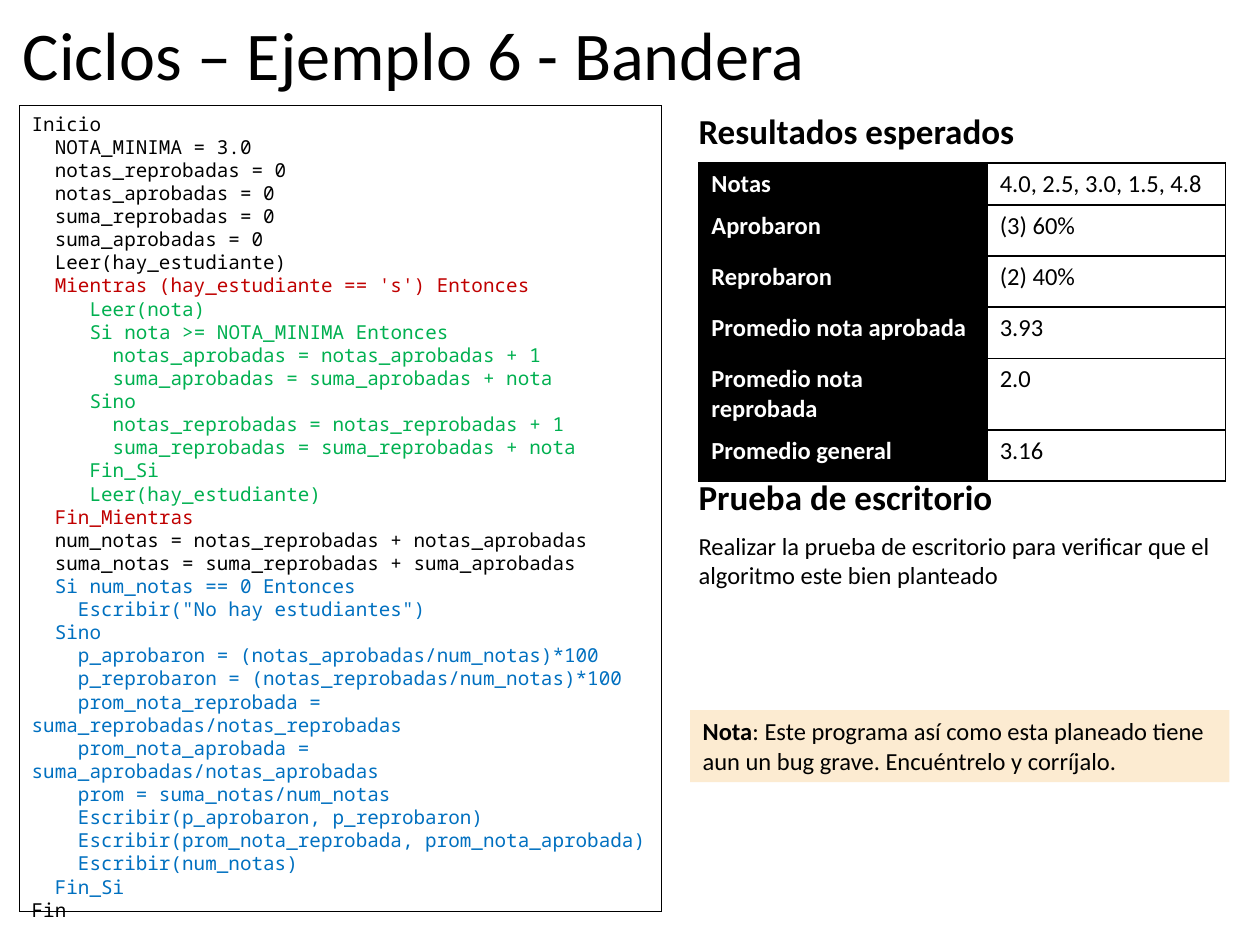
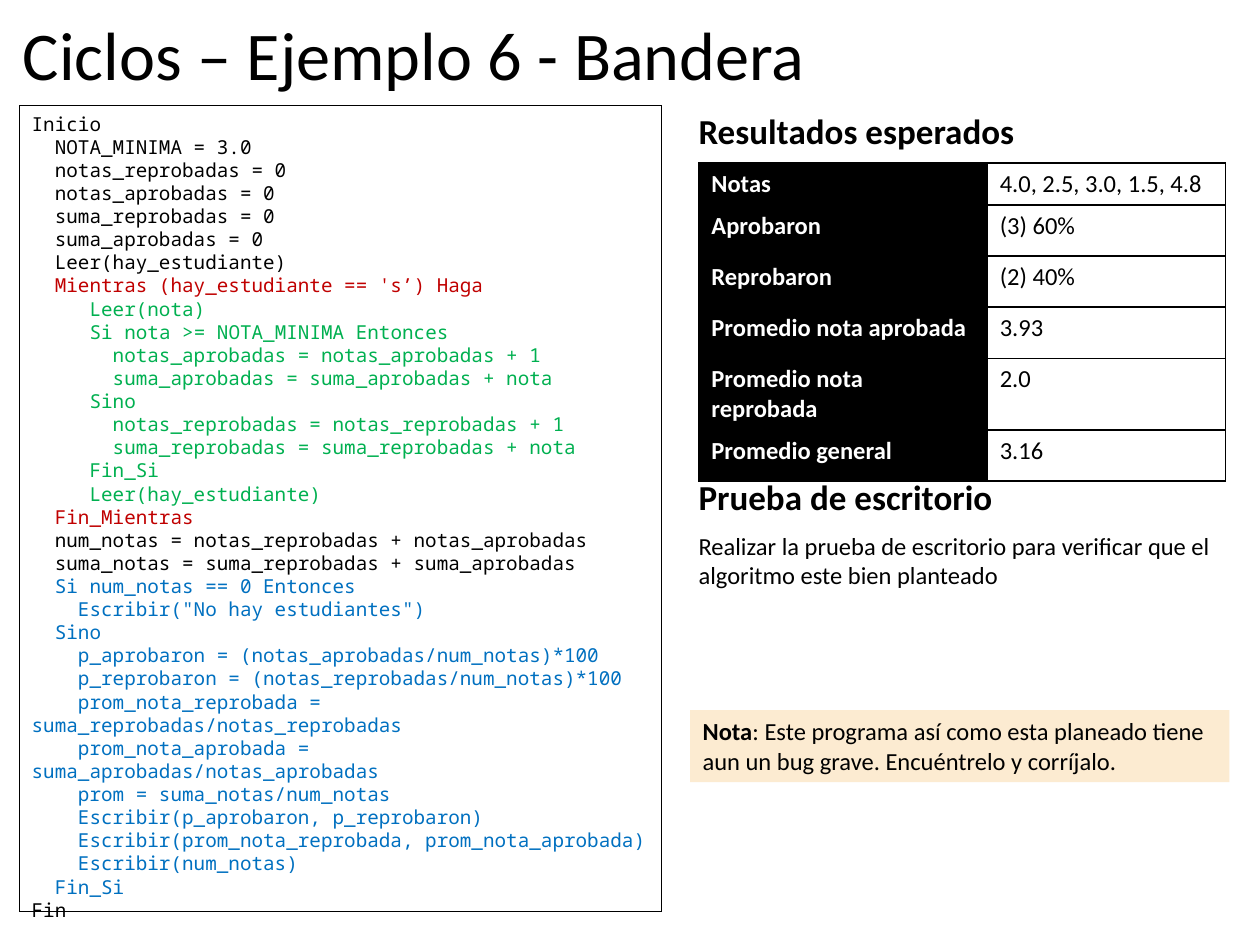
Before and after one commit to algoritmos-UdeA/logica1-20262, a slide deck: slide 56 of clases/7/teoria/clase-07.pptx. Drawn at 1260x945 pixels with LibreOffice and Linux fonts; fonts in the diff are those of the drawing. Boxes give left, top, right and bottom in pixels: in the first picture for what was removed or moved away, otherwise in the second. Text is boxed around its words. In the diff, an @@ line names an element or a change of style, - is before the commit and + after.

```diff
--- a/clases/7/teoria/clase-07.pptx
+++ b/clases/7/teoria/clase-07.pptx
@@ text in rectangle at (x1=55, y1=277, x2=483, y2=297): text changed @@
-Mientras (hay_estudiante == 's') Entonces
+Mientras (hay_estudiante == 's’) Haga
```
Also in this commit, not shown: 20 other slides changed, 14 slides added, 13 other files.
